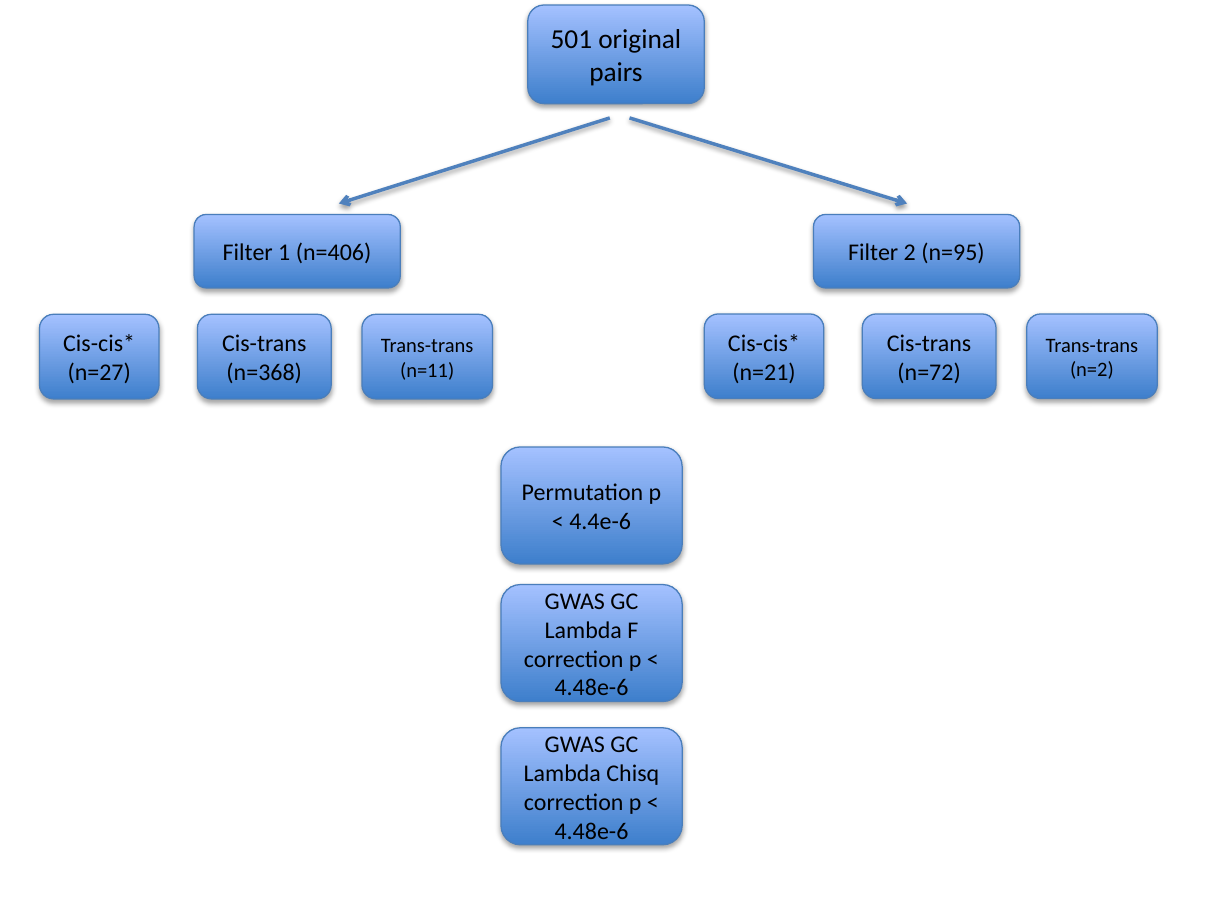
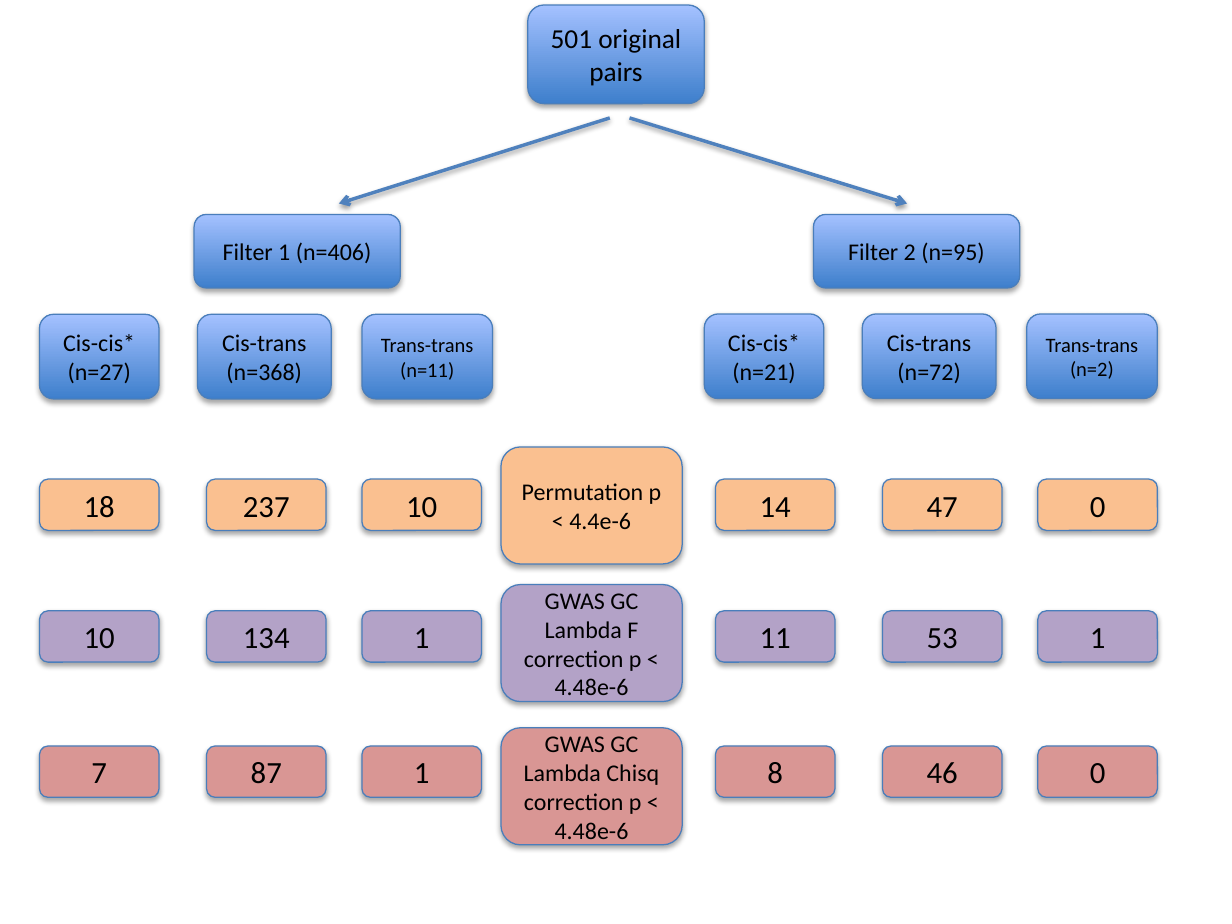
Before and after one commit to explodecomputer/eQTL-2D, a slide deck: slide 1 of investigation/docs/tree_of_life.pptx. Drawn at 1232x924 pixels with LibreOffice and Linux fonts; fonts in the diff are those of the drawing. Boxes give left, top, right and bottom in pixels: in the first picture for what was removed or moved away, otherwise in the second. Text is boxed around its words. In the diff, an @@ line names an element or a change of style, - is before the commit and + after.

```diff
--- a/investigation/docs/tree_of_life.pptx
+++ b/investigation/docs/tree_of_life.pptx
@@ rounded rectangle "Permutation p < 4.4e-6" at <box>501,447,683,564</box>: fill gradient #3F80CE to #A4C4FF to #FAC090 @@
@@ rounded rectangle "GWAS GC Lambda F correction ..." at <box>501,584,683,701</box>: fill gradient #3F80CE to #A4C4FF to #B3A2C7 @@
@@ rounded rectangle "GWAS GC Lambda Chisq correction ..." at <box>501,728,683,845</box>: fill gradient #3F80CE to #A4C4FF to #D99694 @@
@@ group added at <box>39,479,1157,798</box>: 18 rounded rectangles @@
+18
+237
+10
+14
+47
+0
+10
+134
+1
+11
+53
+1
+7
+87
+1
+8
+46
+0
```
Also in this commit, not shown: 5 other files.
